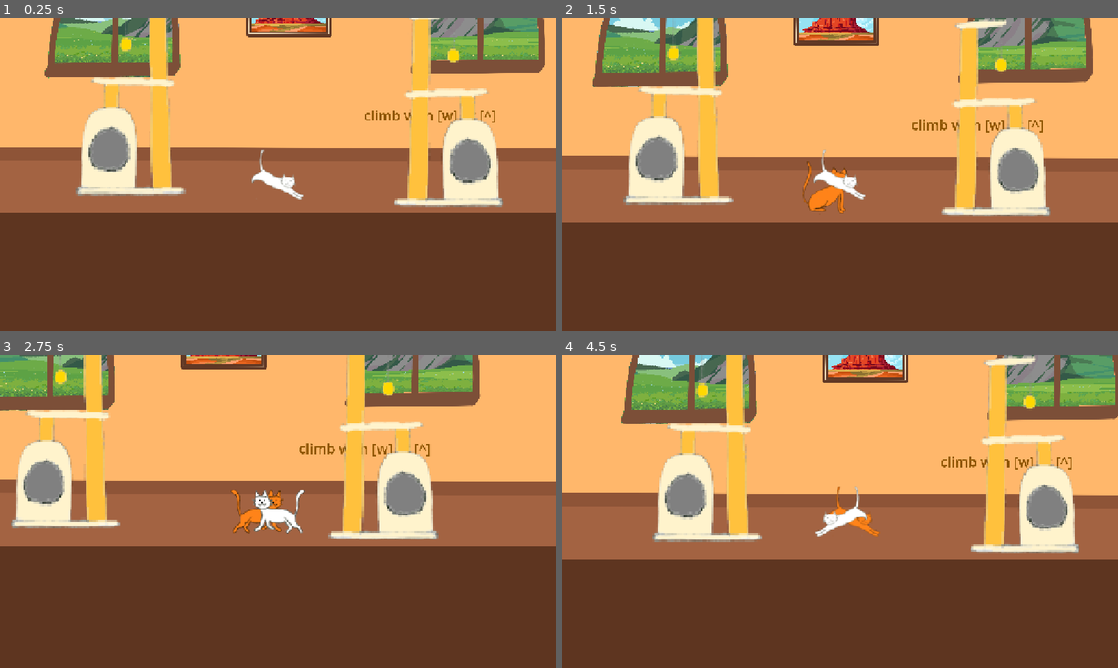
Above: before the commit, frames 1-4 (two rows, left to right).
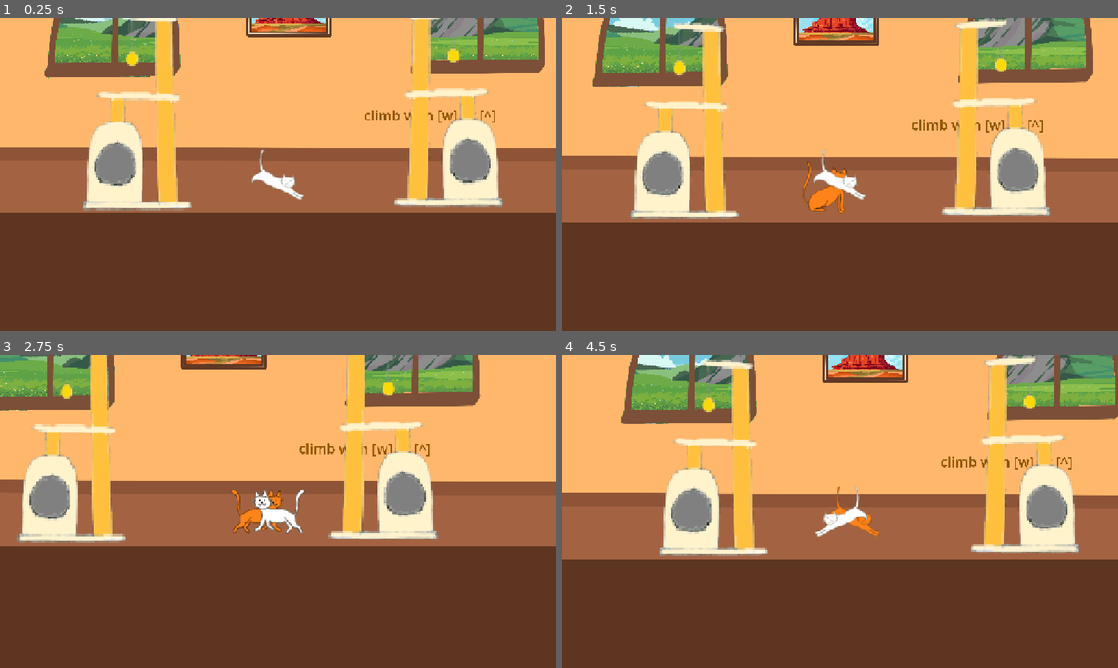
Above: after the commit, the same moments.

Repository: Fantasiel/GameJam25
Game: Godot game, scene res://scenes/levels/level4/level4.tscn
The game is run twice, just before and just after one commit, with the same random seed, the same clock (stepped at 60 frames per second) and the same inputs. This scene is started directly instead of the project's main scene.
Inputs:
- Up to frame 1 (0.25 s): no input
- Up to frame 2 (1.5 s): hold Right (move_right) from 0.53 s (still down); tap F (interact) at 0.6 s; tap Space (jump) at 0.77 s; tap Ctrl (replay) at 1.35 s
- Up to frame 3 (2.75 s): tap Space (jump) at 1.52 s; release Right (move_right) at 2.03 s; hold Left (move_left) from 2.03 s (still down); tap F (interact) at 2.1 s
- Up to frame 4 (4.5 s): release Left (move_left) at 2.78 s; hold Right (move_right) 2.78-4.28 s; tap Ctrl (replay) at 2.85, 4.35 s; tap Space (jump) at 3.02, 3.77 s; tap F (interact) at 3.6 s; hold Left (move_left) from 4.28 s (still down)

The runs differ from the first frame. In frame 1, 5.2% of the frame differs, in the area x 13-35%, y 0-62%; in frame 2, 5.4%, in the area x 11-32%, y 0-65%; in frame 3, 5.2%; in frame 4, 5.3%.

Commit message:
level 4 basic

Diff:
--- a/scenes/levels/level4/level4.tscn
+++ b/scenes/levels/level4/level4.tscn
@@ -150,5 +150,5 @@
 scale = Vector2(-8, 8)
 
 [node name="Cattree2" parent="." instance=ExtResource("10_gor1f")]
-position = Vector2(-838, 493)
+position = Vector2(-810, 560)
 scale = Vector2(8, 8)
